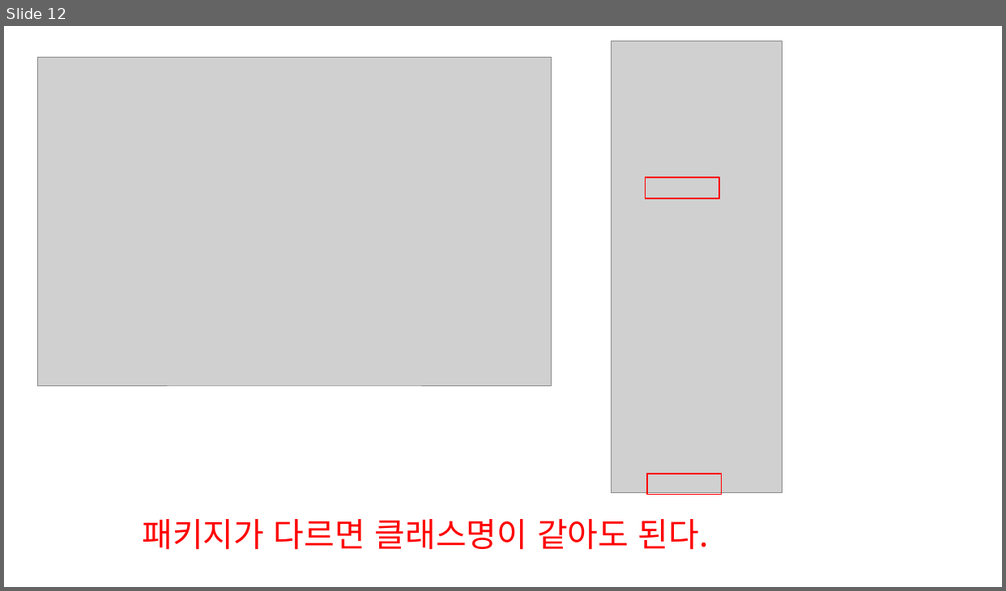
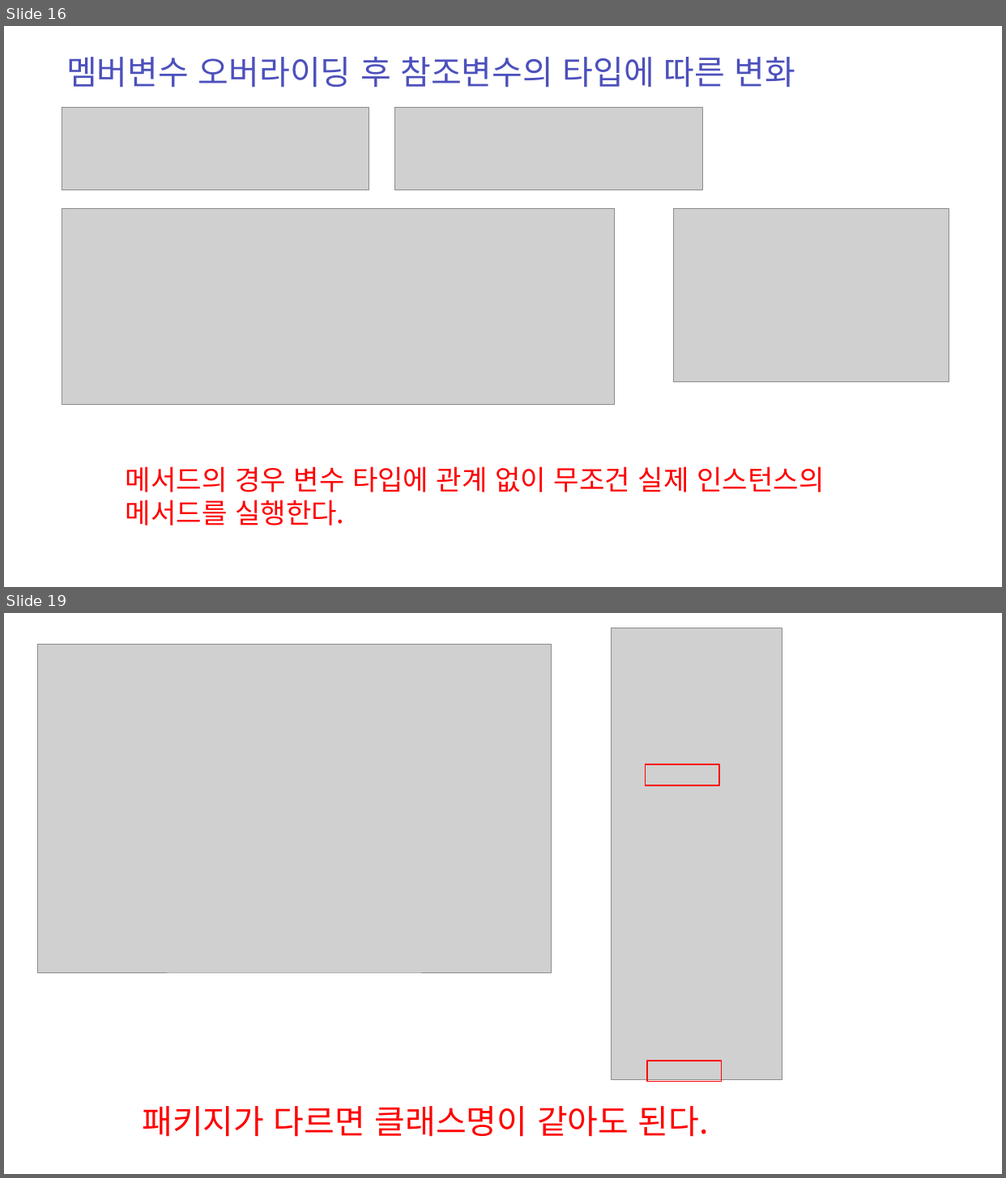
Before and after one commit to zest132/JavaLecture, a slide deck: JavaLecture/LectureFile/java 11강 인터페이스와다형성.pptx. Shown one above the other, each under a label of ours: slide 12 before the commit, slides 16 and 19 after it; the slides between them are not shown. The pictures are 1006x591 and 1006x1178 pixels, drawn with LibreOffice and Linux fonts; fonts in the diff are those of the drawing; grey boxes stand for pictures. Boxes give left, top, right and bottom in pixels: in the first picture for what was removed or moved away, otherwise in the second. Text is boxed around its words. In the diff, an @@ line names an element or a change of style, - is before the commit and + after.

```diff
--- a/JavaLecture/LectureFile/java 11강 인터페이스와다형성.pptx
+++ b/JavaLecture/LectureFile/java 11강 인터페이스와다형성.pptx
@@ slide 16 added at box(4, 26, 1002, 587), background #FFFFFF @@
@@ text added at box(66, 57, 795, 88), 48 pt, text #4C50BC @@
+멤버변수 오버라이딩 후 참조변수의 타입에 따른 변화
@@ picture added at box(62, 107, 368, 190) @@
@@ picture added at box(394, 107, 702, 190) @@
@@ picture added at box(62, 208, 614, 405) @@
@@ picture added at box(674, 208, 948, 382) @@
@@ text added at box(126, 467, 824, 526), 40 pt, text #FF0000 @@
+메서드의 경우 변수 타입에 관계 없이 무조건 실제 인스턴스의 메서드를 실행한다.
@@ what was slide 12 is now slide 19 @@
```
Also in this commit, not shown: 6 slides changed, 7 other slides added, 1 slide removed, 6 other files.
